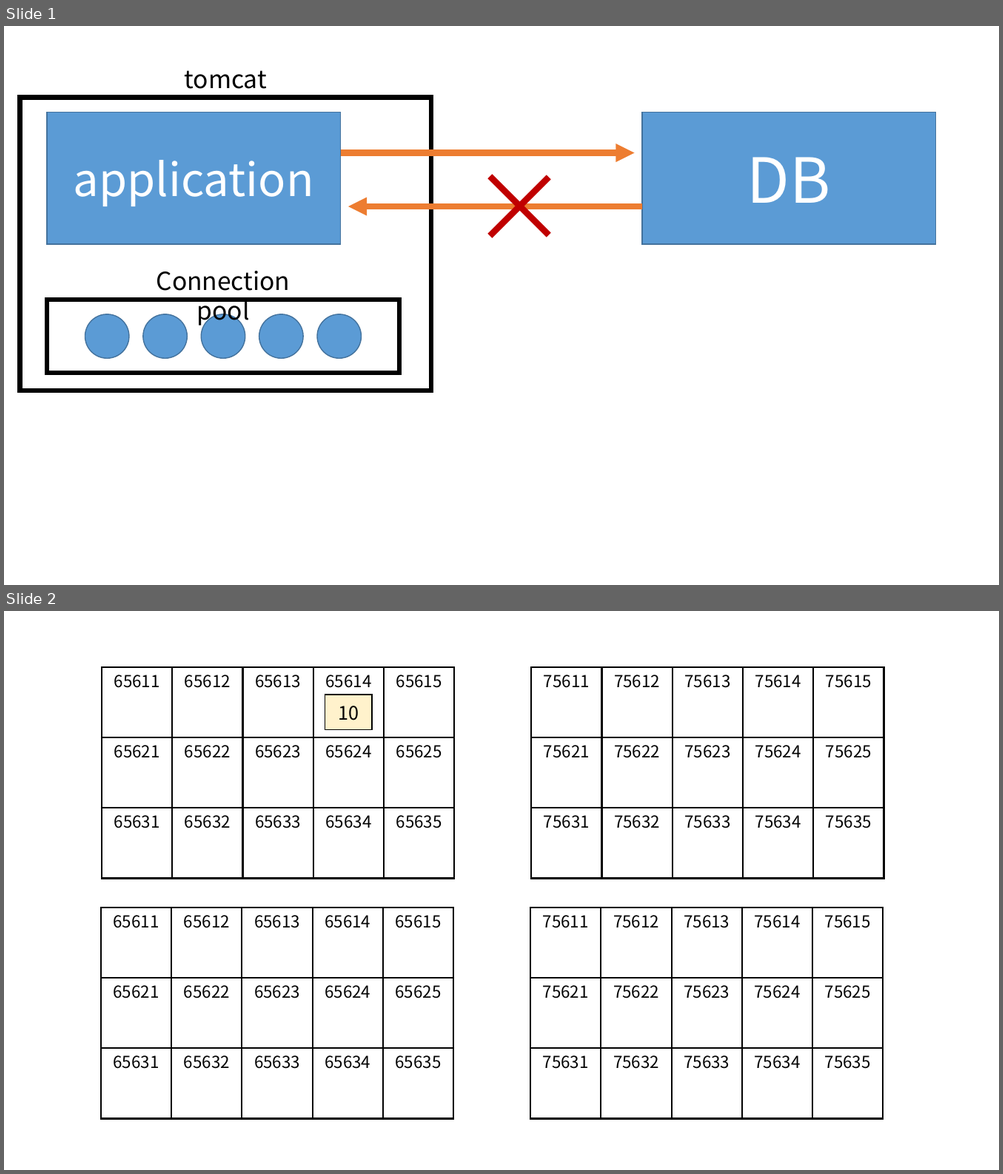
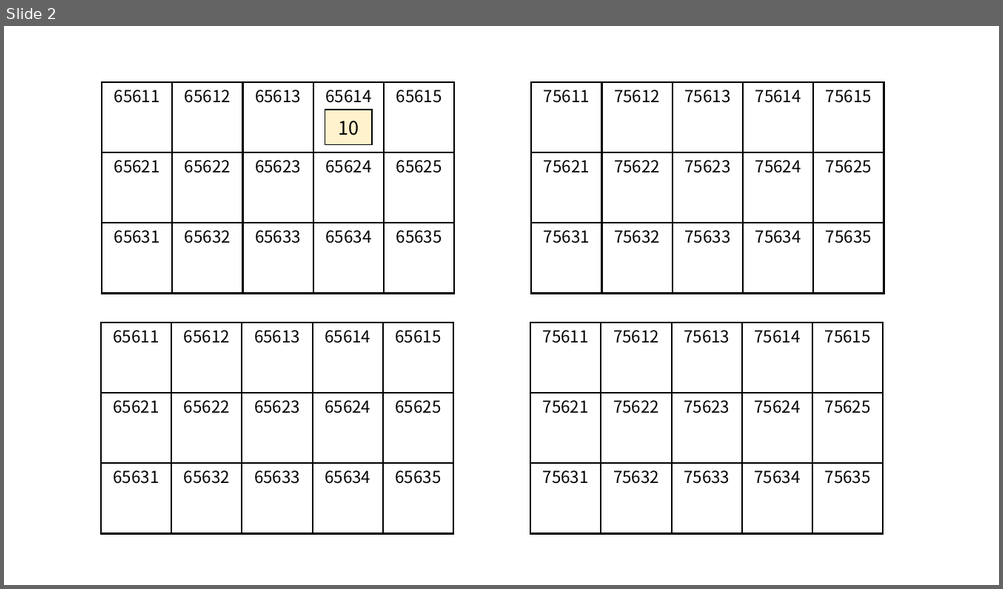
Before and after one commit to ho8566z/daily_log, a slide deck: notion/create_notion_img.pptx. Shown one above the other, each under a label of ours: slides 1 and 2 before the commit, slide 2 after it. The pictures are 1003x1174 and 1003x589 pixels, drawn with LibreOffice and Linux fonts; fonts in the diff are those of the drawing. Boxes give left, top, right and bottom in pixels: in the first picture for what was removed or moved away, otherwise in the second. Text is boxed around its words. In the diff, an @@ line names an element or a change of style, - is before the commit and + after.

```diff
--- a/notion/create_notion_img.pptx
+++ b/notion/create_notion_img.pptx
@@ slide 1 removed at (4,26,999,585), background #FFFFFF @@
@@ text removed at (185,70,267,89) @@
-tomcat
@@ rectangle removed at (20,98,431,392) @@
@@ rectangle removed at (46,112,341,244) @@
-application
@@ rectangle removed at (642,112,936,244) @@
-DB
@@ arrow removed from (341, 153) to (634, 153) @@
@@ line removed from (489, 177) to (549, 235) @@
@@ line removed from (549, 178) to (489, 236) @@
@@ arrow removed from (642, 207) to (348, 207) @@
@@ text removed at (156,271,290,327) @@
-Connection pool
@@ rectangle removed at (46,300,398,373) @@
@@ ellipse removed at (85,315,129,359) @@
@@ ellipse removed at (143,315,187,359) @@
@@ ellipse removed at (201,315,245,359) @@
@@ ellipse removed at (259,315,303,359) @@
@@ ellipse removed at (317,315,361,359) @@
```
Also in this commit, not shown: 1 slide added, 10 other files.
